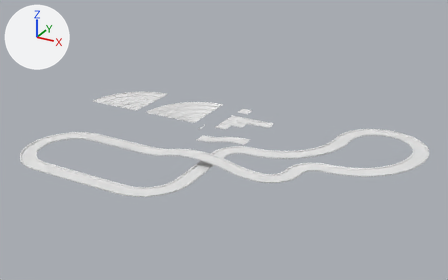
Renders of the Blender file blocks2.blend from each side of a commit.
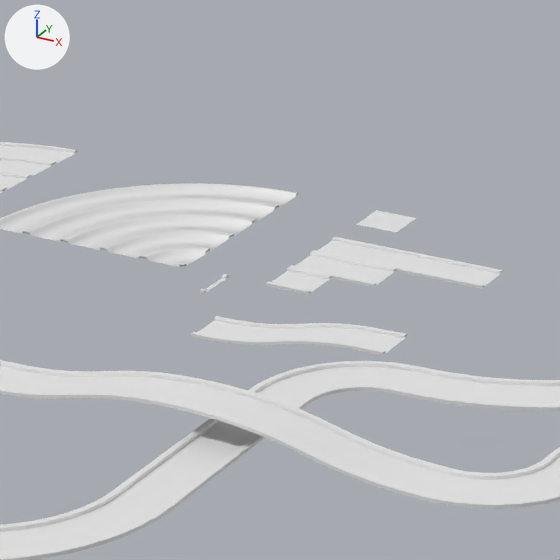
Each version is shown whole from a camera (50 mm lens) standing at (247.0, -405.0, 198.0) and looking at (39.0, -28.0, 9.0), then close up on the part from 33% to 64% of the width and 20% to 70% of the height. The lights are fixed; the arrows at upper left show +X, +Y and +Z.

The older version as bpy lines, for what is in view:
```python
me_base_recta_estrecha = bpy.data.meshes.new('base_recta_estrecha')
me_base_recta_estrecha.from_pydata(...)  # 16 vertices, 7 faces; spans x 0.0..1.0, y 0.0..10.0, z 0.0..0.6
me_base_recta_estrecha_001 = bpy.data.meshes.new('base_recta_estrecha.001')
me_base_recta_estrecha_001.from_pydata(...)  # 4702 vertices, 2120 faces; spans x -70.0..160.0, y -50.0..110.0, z 0.0..6.0
me_plane = bpy.data.meshes.new('Plane')
me_plane.from_pydata([(-5.0, -5.0, 0.0), (5.0, -5.0, 0.0), (-5.0, 5.0, 0.0), (5.0, 5.0, 0.0)], [], [(0, 1, 3, 2)])
ob_pista1 = bpy.data.objects.new('pista1', me_base_recta_estrecha_001)
ob_pista1.location = (30.0, -120.0, 34.0)
ob_plane = bpy.data.objects.new('Plane', me_plane)
ob_plane.location = (15.0, 55.0, 0.0)
ob_subida_estrecha_1 = bpy.data.objects.new('subida_estrecha_1', me_base_recta_estrecha)
ob_subida_estrecha_1.location = (10.0, -20.0, 0.0)
_m = ob_subida_estrecha_1.modifiers.new('Array', 'ARRAY')
_m.fit_type = 'FIT_LENGTH'
_m.fit_length = 42.4
_m.constant_offset_displace = (0.0, 0.0, 0.0)
_m = ob_subida_estrecha_1.modifiers.new('Curve', 'CURVE')
_m.object = ob_bezier_subida_estrecha
# also in view: 'curva_estrecha_5' at (-95.0, 35.0, 0.0); 'molde_curva_estrecha_4' at (-30.0, 30.0, 0.0); 'recta_estrecha_3' at (30.0, 35.0, 0.0); 'recta_estrecha_1' at (15.0, 15.0, 0.0); 'molde_curva_estrecha_3' at (-25.0, 25.0, 0.0)
```
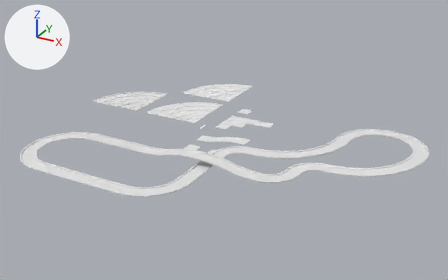
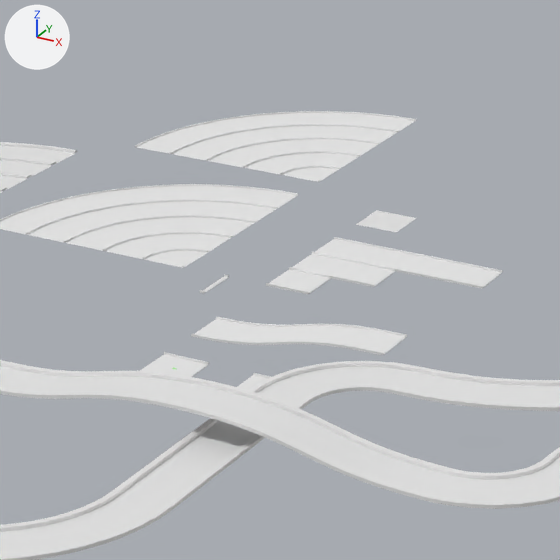
What changed in the scene script:
```text
Add ob_salida:
    ob_salida = bpy.data.objects.new('salida', me_base_recta_estrecha_002)  # 91 vertices, 82 faces; spans x -5.0..5.0, y -5.0..5.0, z -1.04..-0.54; in mat_road (white #e7e7e7), mat_cemento (its picture is missing), mat_verde (green #5fe700)
    ob_salida.location = (15.0, -35.0, 1.0)
Add ob_recta_estrecha_1_001:
    ob_recta_estrecha_1_001 = bpy.data.objects.new('recta_estrecha_1.001', me_base_recta_estrecha_003)  # 88 vertices, 80 faces; spans x 0.0..10.0, y 0.0..10.0, z 0.0..0.5; in mat_cemento (its picture is missing), mat_llegada (white #e7e7e7)
    ob_recta_estrecha_1_001.location = (30.0, -40.0, 0.0)
Add ob_molde_curva_estrecha_5_001:
    ob_molde_curva_estrecha_5_001 = bpy.data.objects.new('molde_curva_estrecha_5.001', me_base_curva_estrecha_001)  # 288 vertices, 245 faces; spans x -50.0..0.0, y -40.0..10.0, z 0.0..0.4; in mat_road (white #e7e7e7), mat_cemento (its picture is missing)
    ob_molde_curva_estrecha_5_001.location = (-10.0, 110.0, 0.0)
Add ob_molde_curva_estrecha_4_001:
    ob_molde_curva_estrecha_4_001 = bpy.data.objects.new('molde_curva_estrecha_4.001', me_base_curva_estrecha_004)  # 248 vertices, 210 faces; spans x -40.0..0.0, y -30.0..10.0, z 0.0..0.4; in mat_road (white #e7e7e7), mat_cemento (its picture is missing)
    ob_molde_curva_estrecha_4_001.location = (-10.0, 100.0, 0.0)
Add ob_molde_curva_estrecha_3_001:
    ob_molde_curva_estrecha_3_001 = bpy.data.objects.new('molde_curva_estrecha_3.001', me_base_curva_estrecha_005)  # 208 vertices, 175 faces; spans x -30.0..0.0, y -20.0..10.0, z 0.0..0.4; in mat_road (white #e7e7e7), mat_cemento (its picture is missing)
    ob_molde_curva_estrecha_3_001.location = (-10.0, 90.0, 0.0)
Add ob_molde_curva_estrecha_2_001:
    ob_molde_curva_estrecha_2_001 = bpy.data.objects.new('molde_curva_estrecha_2.001', me_base_curva_estrecha_003)  # 152 vertices, 126 faces; spans x -20.0..0.0, y -10.0..10.0, z 0.0..0.4; in mat_road (white #e7e7e7), mat_cemento (its picture is missing)
    ob_molde_curva_estrecha_2_001.location = (-10.0, 80.0, 0.0)
Add ob_molde_curva_estrecha_1_001:
    ob_molde_curva_estrecha_1_001 = bpy.data.objects.new('molde_curva_estrecha_1.001', me_base_curva_estrecha_002)  # 88 vertices, 70 faces; spans x -10.0..0.0, y 0.0..10.0, z 0.0..0.4; in mat_road (white #e7e7e7), mat_cemento (its picture is missing)
    ob_molde_curva_estrecha_1_001.location = (-10.0, 70.0, 0.0)
```

Changed parts and their boxes [x1, y1, x2, y2] in the close-ups (560 x 560 px):
'molde_curva_estrecha_5.001', added: after [135, 111, 416, 154]
    faces in mat_road (white #e7e7e7): [137, 113, 415, 154]
    faces in mat_cemento (its picture is missing): [135, 111, 416, 154]
'molde_curva_estrecha_4.001', added: after [171, 124, 398, 161]
    faces in mat_road (white #e7e7e7): [173, 126, 397, 160]
    faces in mat_cemento (its picture is missing): [171, 124, 398, 161]
'molde_curva_estrecha_3.001', added: after [207, 137, 379, 167]
    faces in mat_road (white #e7e7e7): [209, 139, 378, 167]
    faces in mat_cemento (its picture is missing): [207, 137, 379, 167]
'molde_curva_estrecha_2.001', added: after [244, 151, 359, 175]
    faces in mat_road (white #e7e7e7): [245, 153, 358, 174]
    faces in mat_cemento (its picture is missing): [244, 151, 359, 175]
'salida', added: after [137, 352, 209, 377]
    faces in mat_road (white #e7e7e7): [140, 354, 208, 377]
'molde_curva_estrecha_1.001', added: after [281, 166, 340, 182]
    faces in mat_road (white #e7e7e7): [283, 168, 339, 182]
    faces in mat_cemento (its picture is missing): [281, 166, 340, 182]
'recta_estrecha_1.001', added: after [237, 373, 270, 390]
    faces in mat_llegada (white #e7e7e7): [237, 375, 268, 390]
